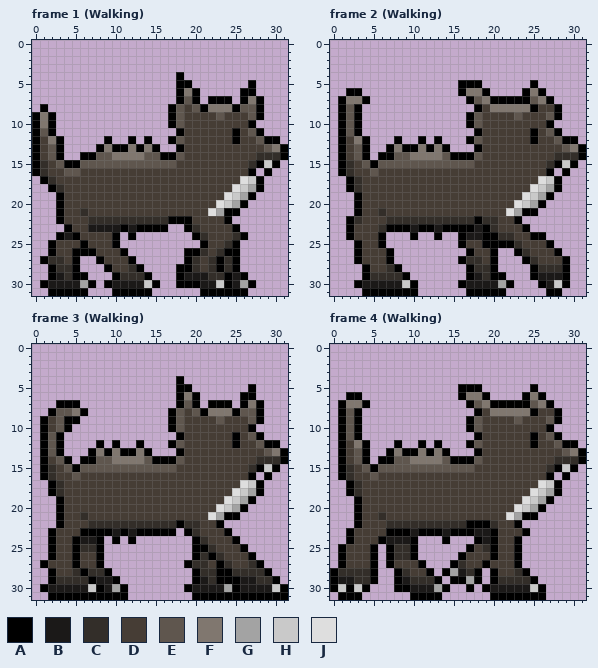
File history of a pixel-art file, Assets/Graphics/Wolf_black.aseprite. Above: the version before the commit.
32x32 pixels, 7 frames. Colours within 5 levels of each other are drawn and written as one. Shown: frame 1 (Walking), frame 2 (Walking), frame 3 (Walking), frame 4 (Walking). The commit also changed other frames, which this record leaves out.
Palette (. is transparent): A #000000  B #1b1918  C #332e29  D #463d35  E #5f564e  F #80776f  G #a3a3a3  H #c9c9c9  J #dedede
After the commit:
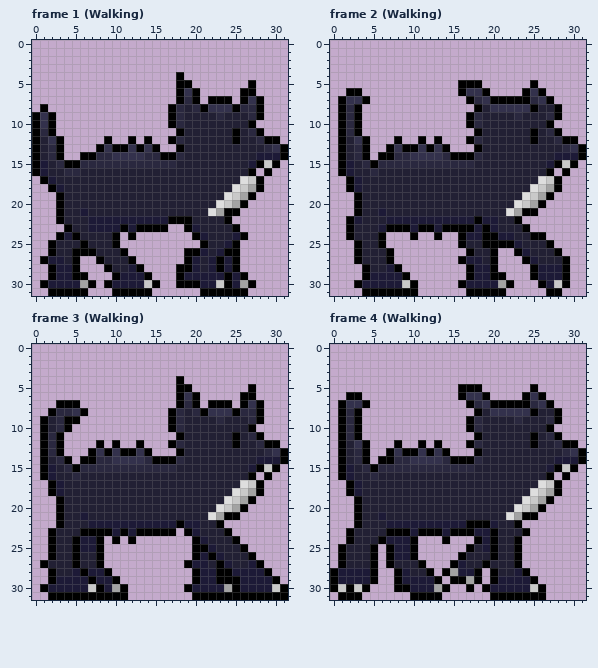
What changed:
colour C: #332e29 -> #1d1a37
colour D: #463d35 -> #222034
colour E: #5f564e -> #2a283f
colour F: #80776f -> #33314c
Frame 1 (Walking), layers "Layer 2", "Layer 1":
y 23: x 7..10 BBBB -> CCCC; x 12 B -> C
y 24: x 4 B -> C
y 29: x 3 B -> C; x 19..21 BBB -> CCC; x 25 B -> C
y 30: x 2..5 BBBB -> CCCC; x 10..13 BBBB -> CCCC; x 21..22 BB -> CC; x 25 B -> C
Frame 2 (Walking), layers "Layer 2", "Layer 1":
y 23: x 10 B -> C; x 13 B -> C; x 18 B -> C
y 24: x 17..18 BB -> CC
y 29: x 18 B -> C; x 26..28 BBB -> CCC
y 30: x 4..8 BBBBB -> CCCCC; x 17..20 BBBB -> CCCC; x 27 B -> C
Frame 3 (Walking), layers "Layer 2", "Layer 1":
y 23: x 10 B -> C; x 12 B -> C
y 24: x 6..7 BB -> CC
y 29: x 8..9 BB -> CC; x 21 B -> C; x 26..27 BB -> CC
y 30: x 2..6 BBBBB -> CCCCC; x 9 B -> C; x 20..23 BBBB -> CCCC; x 26..29 BBBB -> CCCC
Frame 4 (Walking), layers "Layer 2", "Layer 1":
y 23: x 10 B -> C; x 14 B -> C; x 18..19 BB -> CC
y 24: x 7..9 BBB -> CCC; x 19 B -> C
y 28: x 16 B -> C
y 29: x 1..2 BB -> CC; x 9 B -> C
y 30: x 10..12 BBB -> CCC; x 20..24 BBBBB -> CCCCC
Pixel boxes of the changes (left, top, right, bottom) in both pictures:
changed: (40, 88, 280, 288)
changed: (346, 88, 578, 288)
changed: (48, 392, 280, 592)
changed: (338, 392, 578, 592)
